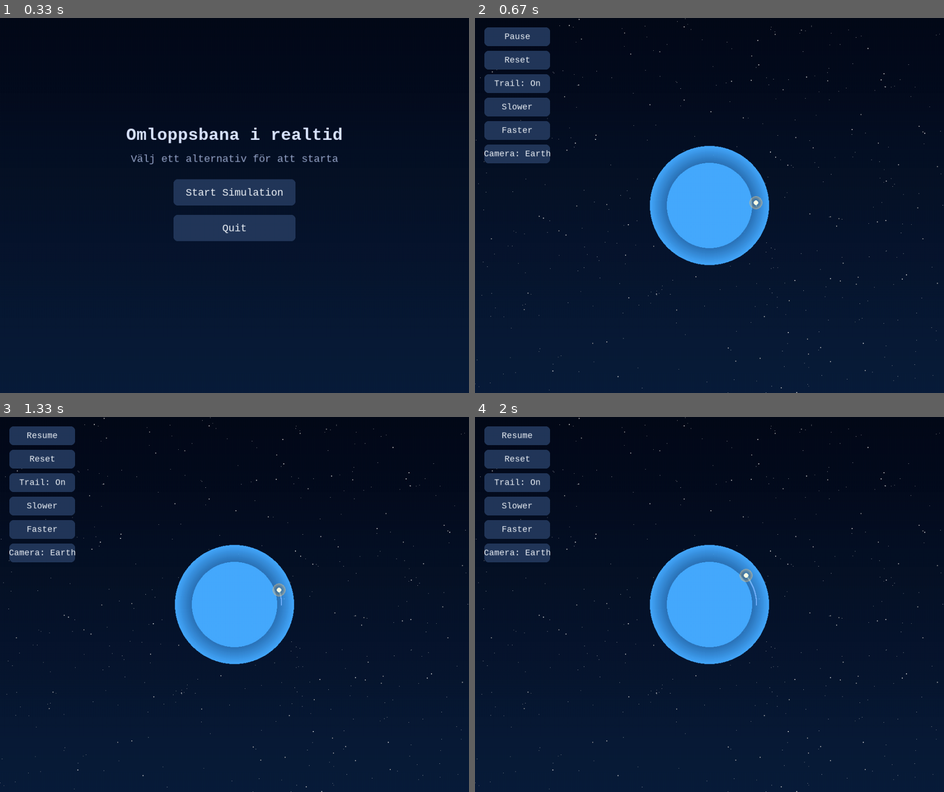
Above: before the commit, frames 1-4 (two rows, left to right).
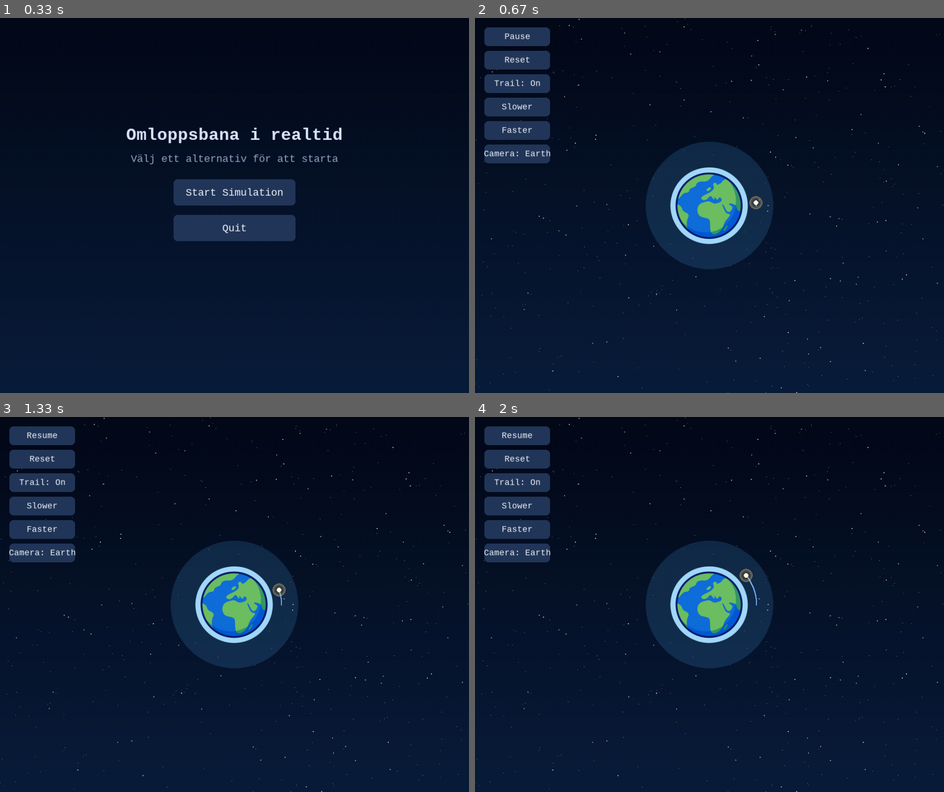
Above: after the commit, the same moments.

Repository: askel-dev/gymnasiearbete-omloppsbana
Game: pygame game, started from src/orbit_pygame.py
Same seed, same stepped clock (60 frames per second), same inputs: the game is played once before the commit and once after it.
Inputs:
- Up to frame 1 (0.33 s): no input
- Up to frame 2 (0.67 s): click "Start Simulation" at 0.38 s
- Up to frame 3 (1.33 s): hold Right 0.67-1.13 s; hold Up from 1.17 s (still down); tap Space at 1.23 s
- Up to frame 4 (2 s): release Up at 1.47 s; hold Right 1.5-1.97 s; tap Space at 1.57, 1.87 s

Frame 1 is identical in both runs. In frame 2, 7.2% of the frame differs, in the area x 36-64%, y 33-67%; in frame 3, 7.2%; in frame 4, 7.2%.

Commit message:
Lagt till en sprite för jorden

Diff:
--- a/src/orbit_pygame.py
+++ b/src/orbit_pygame.py
@@ -278,6 +278,8 @@
     pygame.init()
     pygame.display.set_caption("Omloppsbana i realtid (Pygame + RK4)")
     screen = pygame.display.set_mode((WIDTH, HEIGHT))
+    earth_img = pygame.image.load("assets/earth_sprite.png").convert_alpha()
+    earth_rect = earth_img.get_rect()
     clock = pygame.time.Clock()
     font = pygame.font.SysFont("consolas", 20)
     title_font = pygame.font.SysFont("consolas", 40, bold=True)
@@ -662,10 +664,28 @@
         screen.blit(gradient_bg, (0, 0))
         draw_starfield(screen, camera_center, ppm)
 
-        # Jorden
-        earth_screen_pos = world_to_screen(0.0, 0.0, ppm, tuple(camera_center))
-        earth_px = max(2, int(EARTH_RADIUS * ppm))
-        draw_earth(screen, earth_screen_pos, earth_px)
+        # Jorden med sprite
+        earth_screen_pos = world_to_screen(0.0, 0.0, ppm)
+
+        # Skala bilden beroende på zoomnivå
+        scale_factor = EARTH_RADIUS * ppm * 2 / earth_img.get_width()
+        scaled_size = (
+            int(earth_img.get_width() * scale_factor),
+            int(earth_img.get_height() * scale_factor),
+        )
+        earth_scaled = pygame.transform.smoothscale(earth_img, scaled_size)
+
+        glow_radius = int(EARTH_RADIUS * ppm * 1.5)
+        glow_color = (80, 180, 255, 40)
+        glow_surface = pygame.Surface((glow_radius*2, glow_radius*2), pygame.SRCALPHA)
+        pygame.draw.circle(glow_surface, glow_color, (glow_radius, glow_radius), glow_radius)
+        screen.blit(glow_surface, (earth_screen_pos[0]-glow_radius, earth_screen_pos[1]-glow_radius))
+
+
+        # Centrera bilden runt origo
+        rect = earth_scaled.get_rect(center=earth_screen_pos)
+        screen.blit(earth_scaled, rect)
+
 
         if orbit_prediction_points:
             if orbit_prediction_period is None or orbit_prediction_period <= 0.0:
Binary file added: assets/earth_sprite.png
